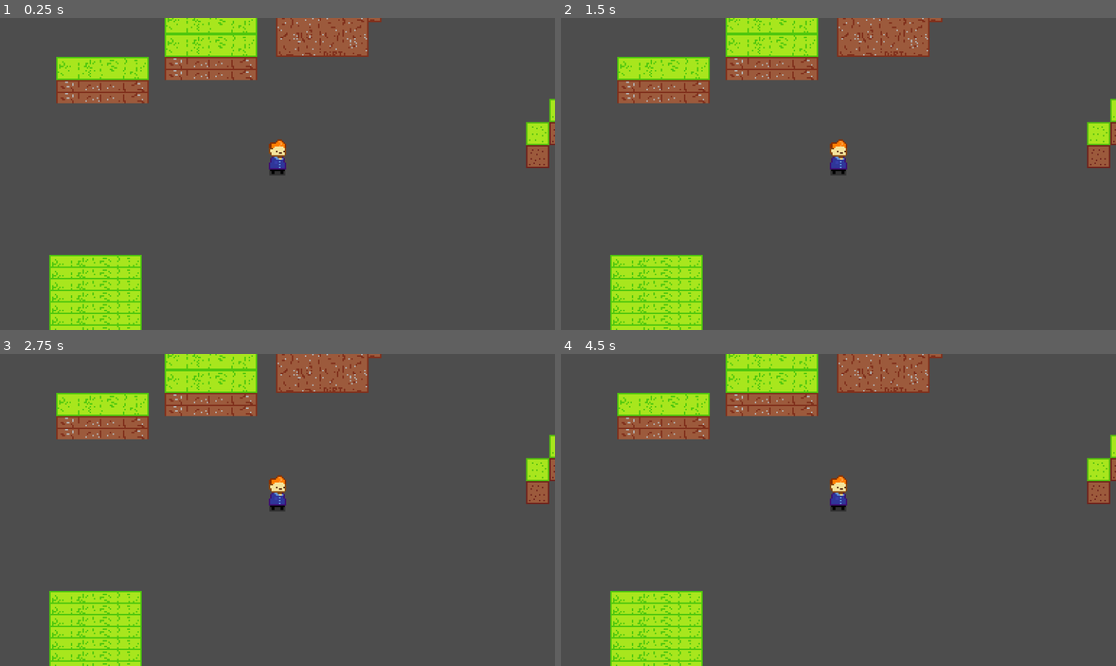
Above: before the commit, frames 1-4 (two rows, left to right).
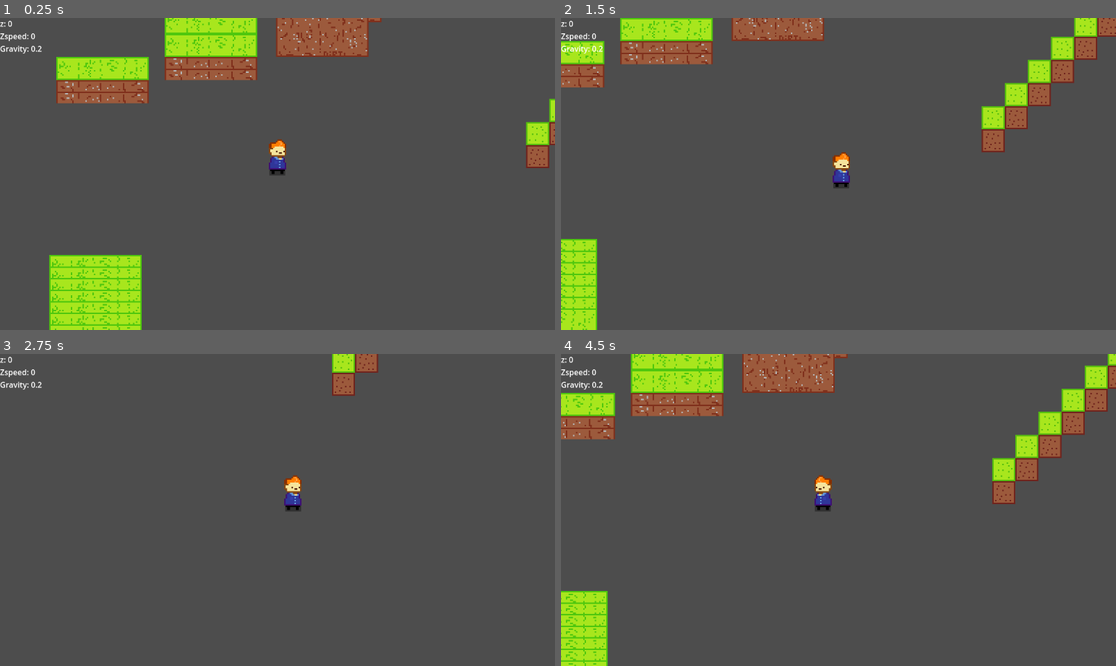
Above: after the commit, the same moments.

Repository: vitor-luis3301/Godot-Top-Down-Platformer
Game: Godot game, scene res://Scenes/main.tscn
Same seed, same stepped clock (60 frames per second), same inputs: the game is played once before the commit and once after it.
Inputs:
- Up to frame 1 (0.25 s): no input
- Up to frame 2 (1.5 s): tap Enter (ui_accept) at 0.5, 0.77 s; hold Right (ui_right) 0.53-1.28 s; hold Down (ui_down) from 1.28 s (still down)
- Up to frame 3 (2.75 s): tap Enter (ui_accept) at 1.52 s; release Down (ui_down) at 2.03 s; hold Right (ui_right) from 2.03 s (still down)
- Up to frame 4 (4.5 s): release Right (ui_right) at 2.78 s; hold Up (ui_up) 2.78-3.53 s; tap Enter (ui_accept) at 3.02, 3.77 s; hold Left (ui_left) from 3.53 s (still down)

The runs differ from the first frame. In frame 1, 0.2% of the frame differs, in the area x 0-8%, y 0-12%; in frame 2, 22%; in frame 3, 13%; in frame 4, 23%, in the area x 0-100%, y 0-100%.
Error before the commit: Attempt to call function 'get_overlapping_bodies' in base 'null instance' on a null instance. (res://Objects/player/player.gd:26)

Commit message:
Update player.tscn
Added Area2D node to correct common bug

Diff:
--- a/Objects/player/player.tscn
+++ b/Objects/player/player.tscn
@@ -1,10 +1,13 @@
-[gd_scene load_steps=4 format=3 uid="uid://u6csv0racqmt"]
+[gd_scene load_steps=5 format=3 uid="uid://u6csv0racqmt"]
 
 [ext_resource type="Script" path="res://Objects/player/player.gd" id="1_7h68a"]
 [ext_resource type="Texture2D" uid="uid://ys1q3pf3llp2" path="res://Assets/player.png" id="2_6i7rg"]
 
 [sub_resource type="RectangleShape2D" id="RectangleShape2D_8cfqg"]
 size = Vector2(8, 3)
+
+[sub_resource type="RectangleShape2D" id="RectangleShape2D_cvfjs"]
+size = Vector2(7.5, 2.5)
 
 [node name="CharacterBody2D" type="CharacterBody2D"]
 motion_mode = 1
@@ -30,6 +33,12 @@
 position = Vector2(0, -1.5)
 shape = SubResource("RectangleShape2D_8cfqg")
 
+[node name="Area2D" type="Area2D" parent="."]
+
+[node name="CollisionShape2D" type="CollisionShape2D" parent="Area2D"]
+position = Vector2(0, -1.5)
+shape = SubResource("RectangleShape2D_cvfjs")
+
 [node name="RayCast2D" type="RayCast2D" parent="."]
 target_position = Vector2(0, 0)
 
@@ -40,10 +49,9 @@
 position_smoothing_speed = 8.0
 
 [node name="CoyoteTimer" type="Timer" parent="."]
-process_callback = 0
+wait_time = 0.1
 one_shot = true
 
 [node name="JumpBuffer" type="Timer" parent="."]
-process_callback = 0
 wait_time = 0.1
 one_shot = true
